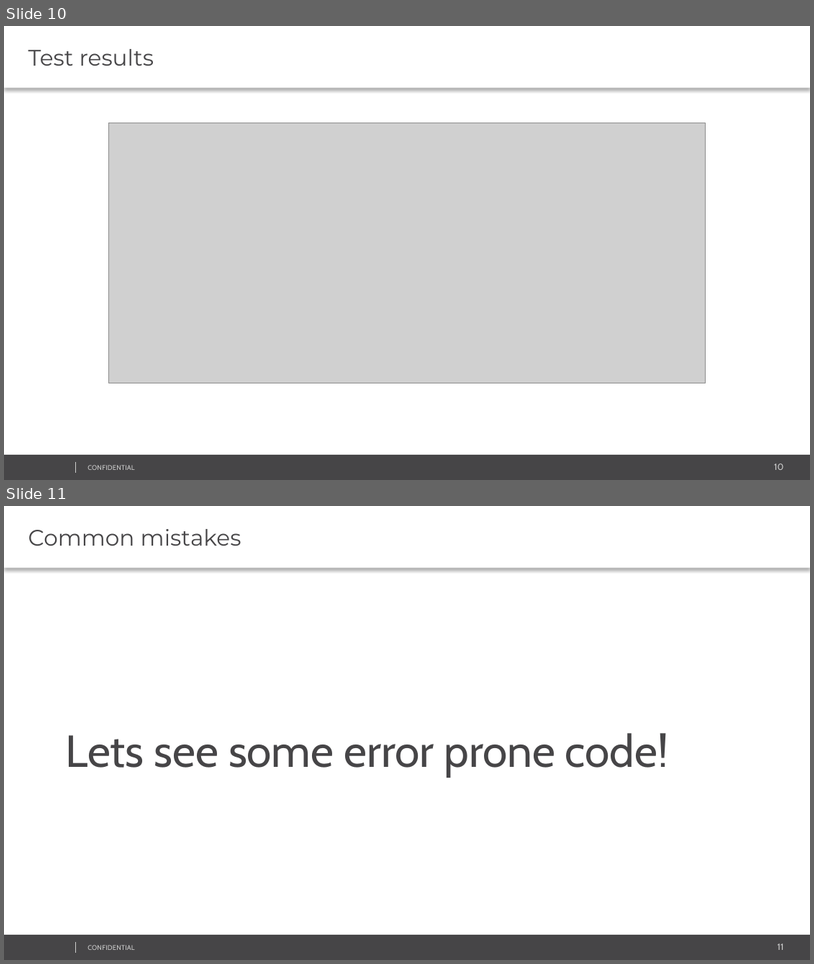
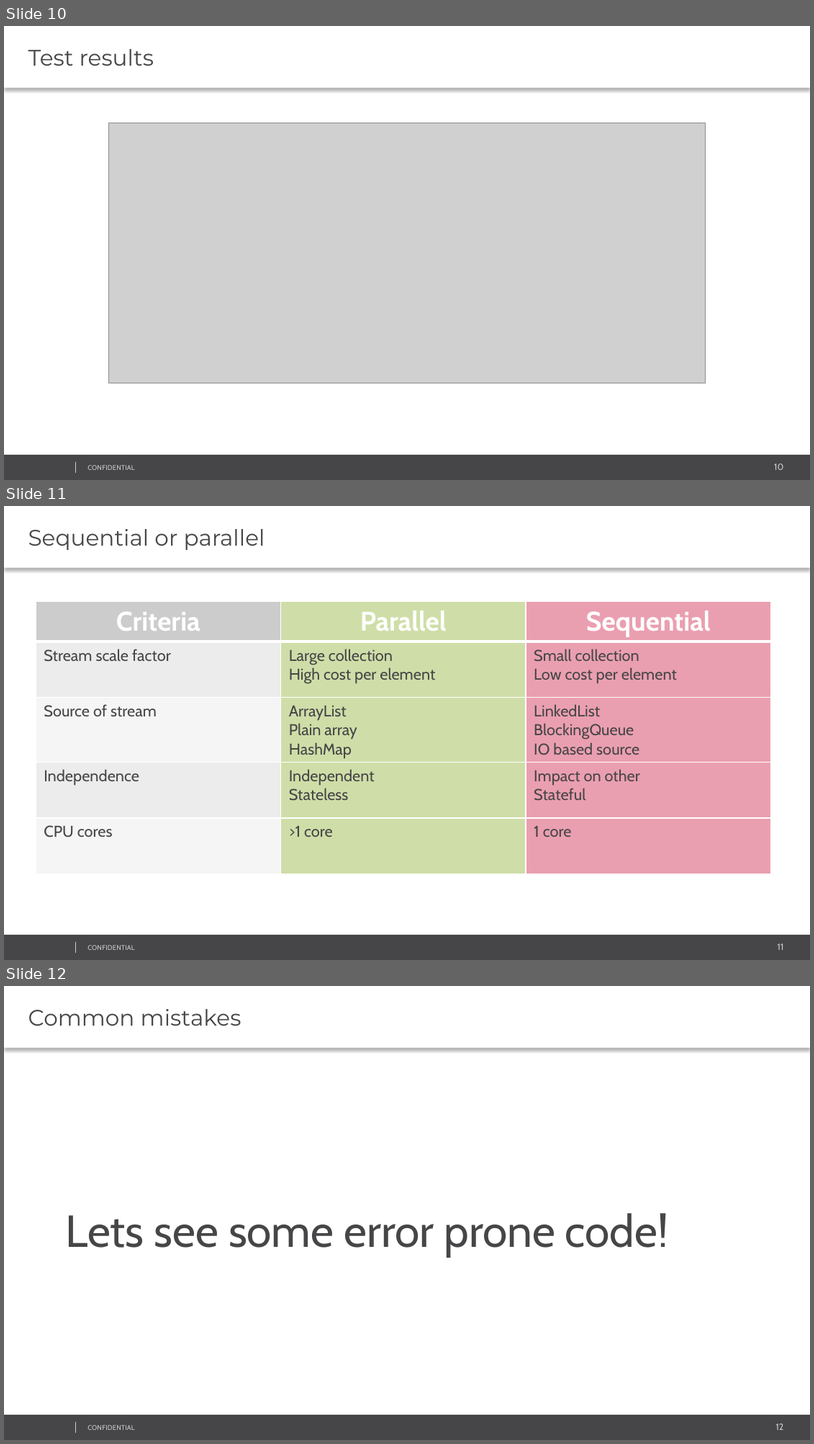
Before and after one commit to mihakz/streamTalk, a slide deck: techtalk_ParallelStreams_Kantserov.pptx. Shown one above the other, each under a label of ours: slides 10 and 11 before the commit, slides 10, 11 and 12 after it. The pictures are 814x964 and 814x1444 pixels, drawn with LibreOffice and Linux fonts; fonts in the diff are those of the drawing; grey boxes stand for pictures; background and template pictures are left out. Boxes give left, top, right and bottom in pixels: in the first picture for what was removed or moved away, otherwise in the second. Text is boxed around its words. In the diff, an @@ line names an element or a change of style, - is before the commit and + after.

Commit message:
Some presentation changes

```diff
--- a/techtalk_ParallelStreams_Kantserov.pptx
+++ b/techtalk_ParallelStreams_Kantserov.pptx
@@ slide 11 added at (4, 506, 810, 960), background #FFFFFF; not listed: 4 template elements that a slide beside it also shows @@
@@ text added at (4, 506, 810, 568), fill #FFFFFF, 20 pt, text #464547 @@
+Sequential or parallel
@@ table added at (36, 601, 771, 873), 5 rows, 3 columns @@
+Criteria | Parallel | Sequential
+Stream scale factor | Large collection / High cost per element | Small collection / Low cost per element
+Source of stream | ArrayList / Plain array / HashMap | LinkedList / BlockingQueue / IO based source
+Independence | Independent / Stateless | Impact on other / Stateful
+CPU cores | >1 core | 1 core
@@ what was slide 11 is now slide 12 @@
@@ page number at (777, 1423, 784, 1430): text changed @@
-11
+12
```
Also in this commit, not shown: 1 other slide added, 2 other files.
